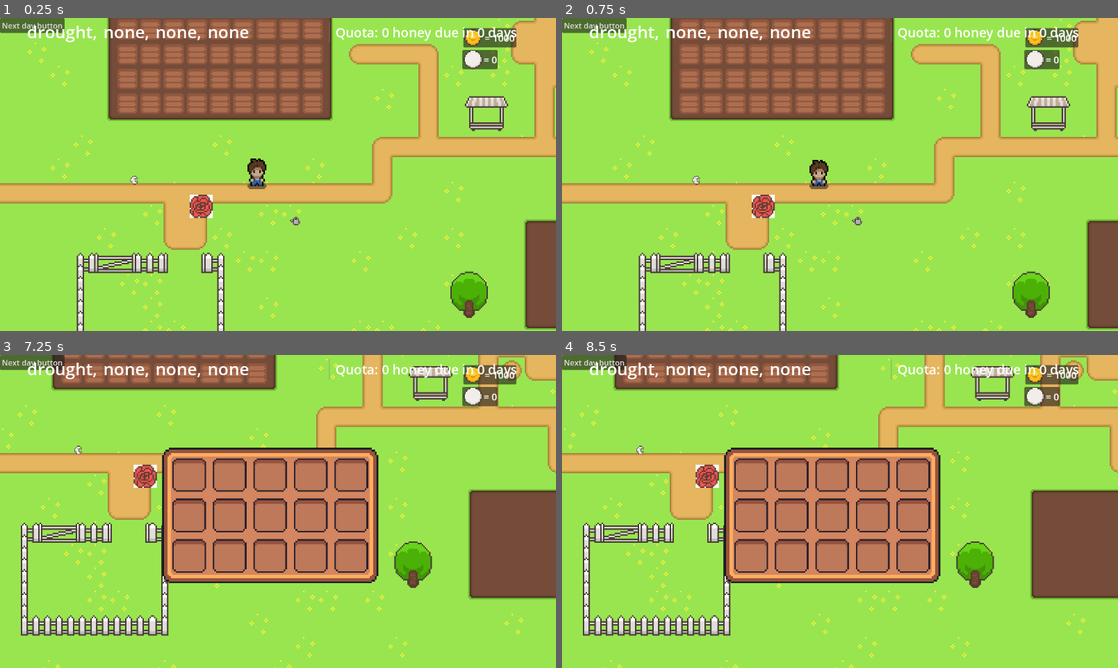
Above: before the commit, frames 1-4 (two rows, left to right).
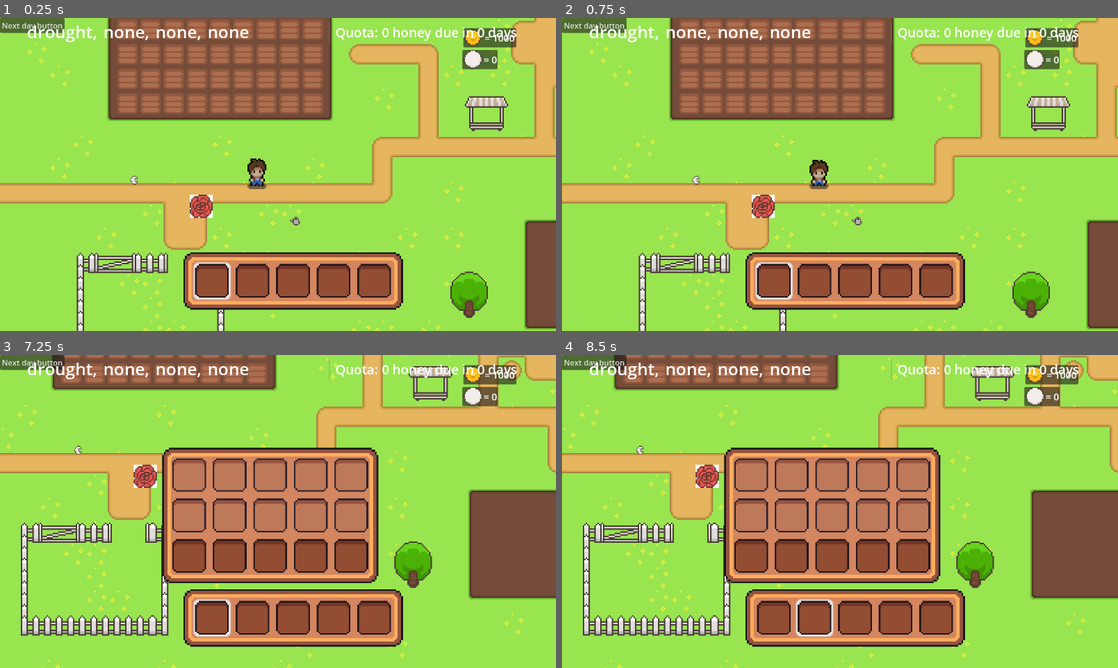
Above: after the commit, the same moments.

Repository: Puuggordo/SDD_Godot_Farming
Game: Godot game, scene res://world.tscn
The game is run twice, just before and just after one commit, with the same random seed, the same clock (stepped at 60 frames per second) and the same inputs. The engine's default icon, where the game draws it, is replaced by a stand-in: a white triangle on a blue panel in a dark square.
Inputs (mouse positions are in pixels of both pictures, inside the frame that each line leads up to):
- Up to frame 1 (0.25 s): no input
- Up to frame 2 (0.75 s): click "Next day button" at 0.5 s
- Up to frame 3 (7.25 s): click "Next day button" at 1.25 s; drag from (127, 367) to (289, 367) at 2.02 s; tap Enter at 2.75, 5.75 s; drag from (150, 367) to (311, 367) at 2.77 s; tap Space at 3.5, 6.5 s; move the mouse to (172, 367) at 3.52 s; hold D (right) 3.53-4.25 s; hold Mouse wheel up (scroll_up, bound only after the commit) 3.53-4.25 s; click (172, 367) at 3.8 s; drag from (139, 367) to (111, 464) at 4.27 s; drag from (161, 367) to (305, 511) at 5.02 s; drag from (189, 367) to (72, 392) at 5.77 s; move the mouse to (211, 367) at 6.52 s; press the mouse at (211, 367) at 6.53 s; hold S (down) from 6.53 s (still down); tap Mouse wheel down (scroll_down, bound only after the commit) at 6.8 s; tap E (toggle_inventory) at 7.15 s
- Up to frame 4 (8.5 s): release S (down) at 7.25 s; release the mouse at (773, 367) at 7.25 s; drag from (756, 433) to (701, 373) at 7.27 s; tap Enter at 8 s; move the mouse to (962, 495) at 8.02 s; hold W (up) from 8.03 s (still down); hold Mouse wheel up (scroll_up, bound only after the commit) from 8.03 s (still down); click (962, 495) at 8.3 s

The runs differ from the first frame. In frame 1, 7.2% of the frame differs, in the area x 33-73%, y 74-94%; in frame 2, 7.2%; in frame 3, 9.9%, in the area x 31-73%, y 59-94%; in frame 4, 9.9%.

Commit message:
Hotbar
Hotbar slot selection
Sync inventory and hotbar

Diff:
--- /dev/null
+++ b/Inventory/hotbar.gd
@@ -0,0 +1,49 @@
+extends Control
+
+@onready var container = $NinePatchRect/HBoxContainer
+var selected_slot = 0
+
+
+func _ready():
+	Global.inventoryUpdate.connect(on_hotbar_update)
+	on_hotbar_update()
+
+func _process(delta):
+	if selected_slot > 4:
+		selected_slot = 0
+	elif selected_slot < 0:
+		selected_slot = 4
+	slot_selection_panel()
+	Global.hotbar_selected_item = Global.inventory[selected_slot+10]
+
+# When the singal to update the inventory is received
+func on_hotbar_update():
+	Global.clear_grid(container)
+	var total_items = Global.inventory.size()
+	for i in range(total_items):
+		var item = Global.inventory[i]
+		var slot = Global.slot_scene.instantiate()
+		if i >= total_items - 5:
+			container.add_child(slot)
+			slot.inventory_slot = false
+			slot.BG_sprite.self_modulate = Color.html("c5a392")
+			if item != null:
+				slot.set_item(item, item.quantity)
+			else:
+				slot.set_empty()
+	Global.make_items_unique()
+
+
+func slot_selection_panel():
+	for i in range(container.get_child_count()):
+		var slot = container.get_child(i)
+		if selected_slot == i:
+			slot.select_panel.show()
+		else:
+			slot.select_panel.hide()
+
+func _input(event):
+	if event.is_action_pressed("scroll_up"):
+		selected_slot += 1
+	if event.is_action_pressed("scroll_down"):
+		selected_slot -= 1
--- /dev/null
+++ b/Inventory/hotbar.tscn
@@ -0,0 +1,45 @@
+[gd_scene load_steps=4 format=3 uid="uid://cr5kago3mpv6w"]
+
+[ext_resource type="Script" path="res://Inventory/hotbar.gd" id="1_b6gkt"]
+[ext_resource type="Texture2D" uid="uid://8pn4roac3kh6" path="res://Sprites/InventoryRect.png" id="1_klj5c"]
+[ext_resource type="PackedScene" uid="uid://dnrogghhhyjiy" path="res://Inventory/slot.tscn" id="3_sbogc"]
+
+[node name="Hotbar" type="Control"]
+layout_mode = 3
+anchors_preset = 0
+script = ExtResource("1_b6gkt")
+
+[node name="NinePatchRect" type="NinePatchRect" parent="."]
+layout_mode = 2
+offset_right = 130.0
+offset_bottom = 34.0
+texture = ExtResource("1_klj5c")
+region_rect = Rect2(0, 0, 19, 19)
+patch_margin_left = 6
+patch_margin_top = 6
+patch_margin_right = 6
+patch_margin_bottom = 6
+
+[node name="HBoxContainer" type="HBoxContainer" parent="NinePatchRect"]
+layout_mode = 2
+offset_left = 7.0
+offset_top = 7.0
+offset_right = 123.0
+offset_bottom = 27.0
+alignment = 1
+metadata/_edit_lock_ = true
+
+[node name="Slot" parent="NinePatchRect/HBoxContainer" instance=ExtResource("3_sbogc")]
+layout_mode = 2
+
+[node name="Slot2" parent="NinePatchRect/HBoxContainer" instance=ExtResource("3_sbogc")]
+layout_mode = 2
+
+[node name="Slot3" parent="NinePatchRect/HBoxContainer" instance=ExtResource("3_sbogc")]
+layout_mode = 2
+
+[node name="Slot4" parent="NinePatchRect/HBoxContainer" instance=ExtResource("3_sbogc")]
+layout_mode = 2
+
+[node name="Slot5" parent="NinePatchRect/HBoxContainer" instance=ExtResource("3_sbogc")]
+layout_mode = 2
--- a/Inventory/inventory.gd
+++ b/Inventory/inventory.gd
@@ -10,38 +10,17 @@
 
 # When the singal to update the inventory is received
 func on_inventory_update():
-	clear_grid()
-	for item in Global.inventory:
+	Global.clear_grid(grid_container)
+	var total_items = Global.inventory.size()
+	for i in range(total_items):
+		var item = Global.inventory[i]
 		var slot = Global.slot_scene.instantiate()
 		grid_container.add_child(slot)
-		if item!=null:
-			slot.set_item(item,item.quantity)
+		slot.BG_sprite.self_modulate = Color.WHITE
+		if i >= total_items - 5:
+			slot.BG_sprite.self_modulate = Color.html("c5a392")
+		if item != null:
+			slot.set_item(item, item.quantity)
 		else:
 			slot.set_empty()
-	make_items_unique()
-
-
-func clear_grid():
-	# While there are slots in the grid container
-	while grid_container.get_child_count() > 0:
-		var child = grid_container.get_child(0)
-		# Delete the slot from existance >:(
-		grid_container.remove_child(child)
-		child.queue_free()
-
-
-func make_items_unique():
-	# Goal is to make sure the item resources in each slot are unique, as data from same resources are shared
-	var unique_items = []
-	#loops through the inventory
-	for item in Global.inventory:
-		#if there is an item
-		if item != null:
-			# Duplicate the item (making it unique) and add the unique item to the inventory with unique items
-			unique_items.append(item.duplicate())
-		# If there is no item
-		else:
-			# Add an empty slot into the inventory with unique items
-			unique_items.append(null)
-	# Set the inventory into inventory with unique items
-	Global.inventory = unique_items
+	Global.make_items_unique()
--- a/Inventory/slot.gd
+++ b/Inventory/slot.gd
@@ -2,10 +2,15 @@
 
 var item = null
 var stack_count = 0
-
+var inventory_slot = true
 @onready var icon = $CenterContainer/item
 @onready var count_label = $ItemQuantity
 @onready var BG_sprite = $background
+@onready var select_panel = $Panel
+
+
+func _ready():
+	select_panel.hide()
 
 
 func set_item(new_item: Item,quantity):
@@ -25,24 +30,20 @@
 
 func _get_drag_data(at_position):
 	# Get index of selected item
-	var selected_item_index = get_index()
+	var selected_slot_index = get_index()
 	# Get selected item
-	var selected_item = Global.inventory[selected_item_index]
-	# If the selected item is an item (not null)
-	if selected_item is Item:
+	var selected_slot = Global.inventory[selected_slot_index]
+	# If the selected item is an item (not null) and a inventory slot
+	if selected_slot is Item and inventory_slot:
 		# Remove at the selected item index and replace with null
-		# This is to
-		Global.inventory.remove_at(selected_item_index)
-		Global.inventory.insert(selected_item_index, null)
+		Global.inventory.remove_at(selected_slot_index)
+		Global.inventory.insert(selected_slot_index, null)
 		# Put selected item and its index into a dictonary called data
 		var data = {}
-		data.selected_item = selected_item
-		data.selected_item_index = selected_item_index
+		data.selected_slot = selected_slot
+		data.selected_slot_index = selected_slot_index
 		# Set the current item being dragged = data (There is an item being dragged)
 		Global.current_drag_data = data
-		#var drag_preview = drag_preview_scene.instantiate()
-		#get_parent().add_child(drag_preview)
-		#drag_preview.texture = selected_item.item_texture
 		# Send a singal to update the inventory
 		Global.inventoryUpdate.emit()
 		# Give the data to the _can_drop_data function
@@ -50,20 +51,21 @@
 
 # Checks if the the data can be dropped at the current mouse position (If the node under the mouse position is a slot)
 func _can_drop_data(at_position, data):
-	# If true, then give the data to the _drop_data function
-	return data
+	# If the slot is a inventory slot, then give the data to the _drop_data function
+	if inventory_slot:
+		return data
 
 
 func _drop_data(at_position, data):
 	# Get index of where the selected item is going to be dropped
-	var new_item_index = get_index()
+	var dropped_slot_index = get_index()
 	# TODO: rename new item index to "item of where the selected item is going to be dropped"
 	# Get the item of where the selected item is going to be dropped
-	var new_item = Global.inventory[new_item_index]
-	Global.inventory.remove_at(data.selected_item_index)
-	Global.inventory.insert(data.selected_item_index,new_item)
-	Global.inventory.remove_at(new_item_index)
-	Global.inventory.insert(new_item_index,data.selected_item)
+	var dropped_slot = Global.inventory[dropped_slot_index]
+	Global.inventory.remove_at(data.selected_slot_index)
+	Global.inventory.insert(data.selected_slot_index,dropped_slot)
+	Global.inventory.remove_at(dropped_slot_index)
+	Global.inventory.insert(dropped_slot_index,data.selected_slot)
 	# Set the current item being dragged = null (There is no item being dragged)
 	Global.current_drag_data = null
 	# Send a singal to update the inventory
@@ -75,8 +77,8 @@
 		# If the dragged slot not = null
 		if Global.current_drag_data != null:
 			# Remove the slot at the begining slot (remove null)
-			Global.inventory.remove_at(Global.current_drag_data.selected_item_index)
+			Global.inventory.remove_at(Global.current_drag_data.selected_slot_index)
 			# Insert the dragged slot back to its previous position
-			Global.inventory.insert(Global.current_drag_data.selected_item_index, Global.current_drag_data.selected_item)
+			Global.inventory.insert(Global.current_drag_data.selected_slot_index, Global.current_drag_data.selected_slot)
 			# Send a singal to update the inventory
 			Global.inventoryUpdate.emit()
--- a/Inventory/slot.tscn
+++ b/Inventory/slot.tscn
@@ -1,7 +1,14 @@
-[gd_scene load_steps=3 format=3 uid="uid://dnrogghhhyjiy"]
+[gd_scene load_steps=4 format=3 uid="uid://dnrogghhhyjiy"]
 
 [ext_resource type="Script" path="res://Inventory/slot.gd" id="1_ao27q"]
 [ext_resource type="Texture2D" uid="uid://caxo7ud45bsw4" path="res://Sprites/inventorySlot.png" id="2_tjyop"]
+
+[sub_resource type="StyleBoxFlat" id="StyleBoxFlat_68mle"]
+bg_color = Color(0.902357, 0.902358, 0.902357, 1)
+corner_radius_top_left = 3
+corner_radius_top_right = 3
+corner_radius_bottom_right = 3
+corner_radius_bottom_left = 3
 
 [node name="Slot" type="Panel"]
 self_modulate = Color(1, 1, 1, 0)
@@ -13,7 +20,16 @@
 mouse_filter = 1
 script = ExtResource("1_ao27q")
 
+[node name="Panel" type="Panel" parent="."]
+layout_mode = 0
+offset_left = -1.0
+offset_top = -1.0
+offset_right = 21.0
+offset_bottom = 21.0
+theme_override_styles/panel = SubResource("StyleBoxFlat_68mle")
+
 [node name="background" type="Sprite2D" parent="."]
+self_modulate = Color(0.774034, 0.641152, 0.572417, 1)
 texture = ExtResource("2_tjyop")
 centered = false
 vframes = 2
--- a/Scripts/Global.gd
+++ b/Scripts/Global.gd
@@ -26,7 +26,7 @@
 @onready var slot_scene = preload("res://Inventory/slot.tscn")
 var current_drag_data = null
 var cant_drop_data = false
-
+var hotbar_selected_item
 var shop_items = []
 
 var weather_forcast = []
@@ -109,5 +109,30 @@
 	return
 
 
+func clear_grid(container):
+	# While there are slots in the container
+	while container.get_child_count() > 0:
+		var child = container.get_child(0)
+		# Delete the slot from existance >:(
+		container.remove_child(child)
+		child.queue_free()
+
+
+func make_items_unique():
+	# Goal is to make sure the item resources in each slot are unique, as data from same resources are shared
+	var unique_items = []
+	#loops through the inventory
+	for item in inventory:
+		#if there is an item
+		if item != null:
+			# Duplicate the item (making it unique) and add the unique item to the inventory with unique items
+			unique_items.append(item.duplicate())
+		# If there is no item
+		else:
+			# Add an empty slot into the inventory with unique items
+			unique_items.append(null)
+	# Set the inventory into inventory with unique items
+	inventory = unique_items
+
 func apply_effect(effect):
 	pass
--- a/project.godot
+++ b/project.godot
@@ -58,6 +58,41 @@
 "events": [Object(InputEventKey,"resource_local_to_scene":false,"resource_name":"","device":-1,"window_id":0,"alt_pressed":false,"shift_pressed":false,"ctrl_pressed":false,"meta_pressed":false,"pressed":false,"keycode":0,"physical_keycode":69,"key_label":0,"unicode":101,"echo":false,"script":null)
 ]
 }
+scroll_up={
+"deadzone": 0.5,
+"events": [Object(InputEventMouseButton,"resource_local_to_scene":false,"resource_name":"","device":-1,"window_id":0,"alt_pressed":false,"shift_pressed":false,"ctrl_pressed":false,"meta_pressed":false,"button_mask":0,"position":Vector2(0, 0),"global_position":Vector2(0, 0),"factor":1.0,"button_index":4,"canceled":false,"pressed":false,"double_click":false,"script":null)
+]
+}
+scroll_down={
+"deadzone": 0.5,
+"events": [Object(InputEventMouseButton,"resource_local_to_scene":false,"resource_name":"","device":-1,"window_id":0,"alt_pressed":false,"shift_pressed":false,"ctrl_pressed":false,"meta_pressed":false,"button_mask":0,"position":Vector2(0, 0),"global_position":Vector2(0, 0),"factor":1.0,"button_index":5,"canceled":false,"pressed":false,"double_click":false,"script":null)
+]
+}
+1={
+"deadzone": 0.5,
+"events": [Object(InputEventKey,"resource_local_to_scene":false,"resource_name":"","device":-1,"window_id":0,"alt_pressed":false,"shift_pressed":false,"ctrl_pressed":false,"meta_pressed":false,"pressed":false,"keycode":0,"physical_keycode":49,"key_label":0,"unicode":49,"echo":false,"script":null)
+]
+}
+2={
+"deadzone": 0.5,
+"events": [Object(InputEventKey,"resource_local_to_scene":false,"resource_name":"","device":-1,"window_id":0,"alt_pressed":false,"shift_pressed":false,"ctrl_pressed":false,"meta_pressed":false,"pressed":false,"keycode":0,"physical_keycode":50,"key_label":0,"unicode":50,"echo":false,"script":null)
+]
+}
+3={
+"deadzone": 0.5,
+"events": [Object(InputEventKey,"resource_local_to_scene":false,"resource_name":"","device":-1,"window_id":0,"alt_pressed":false,"shift_pressed":false,"ctrl_pressed":false,"meta_pressed":false,"pressed":false,"keycode":0,"physical_keycode":51,"key_label":0,"unicode":51,"echo":false,"script":null)
+]
+}
+4={
+"deadzone": 0.5,
+"events": [Object(InputEventKey,"resource_local_to_scene":false,"resource_name":"","device":-1,"window_id":0,"alt_pressed":false,"shift_pressed":false,"ctrl_pressed":false,"meta_pressed":false,"pressed":false,"keycode":0,"physical_keycode":52,"key_label":0,"unicode":52,"echo":false,"script":null)
+]
+}
+5={
+"deadzone": 0.5,
+"events": [Object(InputEventKey,"resource_local_to_scene":false,"resource_name":"","device":-1,"window_id":0,"alt_pressed":false,"shift_pressed":false,"ctrl_pressed":false,"meta_pressed":false,"pressed":false,"keycode":0,"physical_keycode":53,"key_label":0,"unicode":53,"echo":false,"script":null)
+]
+}
 
 [rendering]
 
--- a/world.tscn
+++ b/world.tscn
@@ -10,6 +10,7 @@
 [ext_resource type="Resource" uid="uid://ey0osiv5t767" path="res://fertiliser/growth_fertilser.tres" id="10_hhwco"]
 [ext_resource type="PackedScene" uid="uid://vcdoku1x7cjg" path="res://Shop/shop.tscn" id="12_i8hnp"]
 [ext_resource type="Script" path="res://Inventory/item.gd" id="12_sba0i"]
+[ext_resource type="PackedScene" uid="uid://cr5kago3mpv6w" path="res://Inventory/hotbar.tscn" id="13_mib65"]
 [ext_resource type="Resource" uid="uid://dyo1icmytxftu" path="res://flowers/rose_seed.tres" id="13_tkxlp"]
 [ext_resource type="Script" path="res://Inventory/inventory_ui.gd" id="14_d07n6"]
 [ext_resource type="PackedScene" uid="uid://ctxcpuh2fnlr0" path="res://Inventory/inventory.tscn" id="15_5ywqk"]
@@ -977,30 +978,30 @@
 process_mode = 3
 script = ExtResource("9_o8pld")
 
-[node name="PanelContainer" type="PanelContainer" parent="UI"]
+[node name="CoinsPanel" type="PanelContainer" parent="UI"]
 offset_left = 960.0
 offset_top = 21.0
 offset_right = 1008.0
 offset_bottom = 61.0
 
-[node name="MarginContainer" type="MarginContainer" parent="UI/PanelContainer"]
+[node name="Margin" type="MarginContainer" parent="UI/CoinsPanel"]
 layout_mode = 2
 theme_override_constants/margin_right = 3
 
-[node name="coin_amount" type="HBoxContainer" parent="UI/PanelContainer/MarginContainer"]
+[node name="coin_amount" type="HBoxContainer" parent="UI/CoinsPanel/Margin"]
 layout_mode = 2
 
-[node name="Control" type="Control" parent="UI/PanelContainer/MarginContainer/coin_amount"]
+[node name="Control" type="Control" parent="UI/CoinsPanel/Margin/coin_amount"]
 custom_minimum_size = Vector2(40, 40)
 layout_mode = 2
 size_flags_horizontal = 3
 
-[node name="AnimatedSprite2D" type="AnimatedSprite2D" parent="UI/PanelContainer/MarginContainer/coin_amount/Control"]
+[node name="AnimatedSprite2D" type="AnimatedSprite2D" parent="UI/CoinsPanel/Margin/coin_amount/Control"]
 position = Vector2(20, 20)
 scale = Vector2(2.5, 2.5)
 sprite_frames = SubResource("SpriteFrames_gt0ho")
 
-[node name="CoinLabel" type="Label" parent="UI/PanelContainer/MarginContainer/coin_amount"]
+[node name="CoinLabel" type="Label" parent="UI/CoinsPanel/Margin/coin_amount"]
 unique_name_in_owner = true
 layout_mode = 2
 size_flags_horizontal = 3
@@ -1019,29 +1020,29 @@
 offset_right = 56.0
 offset_bottom = 4.0
 
-[node name="PanelContainer2" type="PanelContainer" parent="UI"]
+[node name="PollenPanel" type="PanelContainer" parent="UI"]
 offset_left = 958.0
 offset_top = 66.0
 offset_right = 1003.0
 offset_bottom = 106.0
 
-[node name="MarginContainer2" type="MarginContainer" parent="UI/PanelContainer2"]
+[node name="Margin" type="MarginContainer" parent="UI/PollenPanel"]
 layout_mode = 2
 
-[node name="pollen_amount" type="HBoxContainer" parent="UI/PanelContainer2/MarginContainer2"]
+[node name="pollen_amount" type="HBoxContainer" parent="UI/PollenPanel/Margin"]
 layout_mode = 2
 
-[node name="Control" type="Control" parent="UI/PanelContainer2/MarginContainer2/pollen_amount"]
+[node name="Control" type="Control" parent="UI/PollenPanel/Margin/pollen_amount"]
 custom_minimum_size = Vector2(40, 40)
 layout_mode = 2
 size_flags_horizontal = 3
 
-[node name="AnimatedSprite2D" type="AnimatedSprite2D" parent="UI/PanelContainer2/MarginContainer2/pollen_amount/Control"]
+[node name="AnimatedSprite2D" type="AnimatedSprite2D" parent="UI/PollenPanel/Margin/pollen_amount/Control"]
 position = Vector2(22, 20)
 scale = Vector2(2.5, 2.5)
 sprite_frames = SubResource("SpriteFrames_r6vth")
 
-[node name="PollenLabel" type="Label" parent="UI/PanelContainer2/MarginContainer2/pollen_amount"]
+[node name="PollenLabel" type="Label" parent="UI/PollenPanel/Margin/pollen_amount"]
 unique_name_in_owner = true
 layout_mode = 2
 size_flags_horizontal = 3
@@ -1049,6 +1050,13 @@
 theme_override_font_sizes/font_size = 20
 vertical_alignment = 1
 
+[node name="Hotbar" parent="UI" instance=ExtResource("13_mib65")]
+offset_left = 380.0
+offset_top = 485.0
+offset_right = 380.0
+offset_bottom = 485.0
+scale = Vector2(3.5, 3.5)
+
 [node name="inventory_ui" type="CanvasLayer" parent="."]
 process_mode = 3
 visible = false
Not shown: 3 places in world.tscn that only renumber resources
